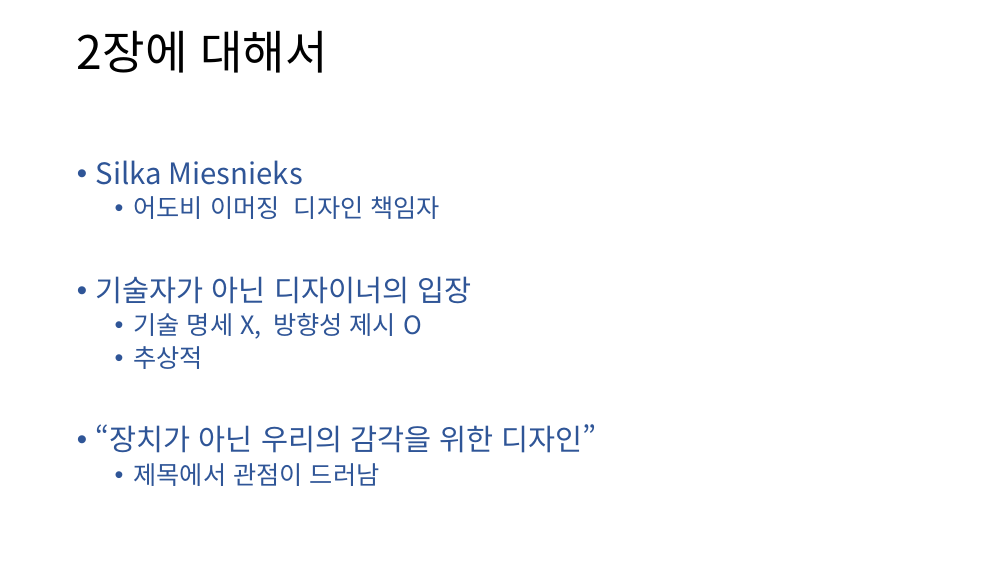
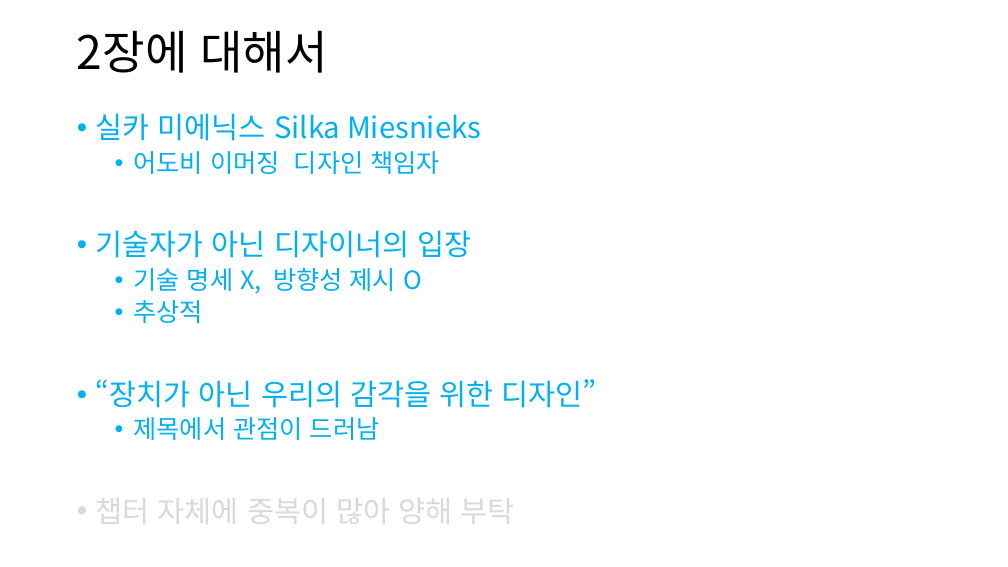
Before and after one commit to Niiok/inha_2021, a slide deck: slide 2 of Saturday/June12.pptm. Drawn at 1008x567 pixels with LibreOffice and Linux fonts; fonts in the diff are those of the drawing. Boxes give left, top, right and bottom in pixels: in the first picture for what was removed or moved away, otherwise in the second. Text is boxed around its words. In the diff, an @@ line names an element or a change of style, - is before the commit and + after.

```diff
--- a/Saturday/June12.pptm
+++ b/Saturday/June12.pptm
@@ text at box(96, 113, 481, 141): text changed; text colour #2F5597 to #00B0F0 @@
-• Silka Miesnieks
+• 실카 미에닉스 Silka Miesnieks
@@ text at box(96, 151, 597, 440): text colour #2F5597 to #00B0F0 in "어도비 이머징 디자인 책임자", "기술자가 아닌 디자이너의 입장", "기술 명세 X, 방향성 제시 O", "추상적" and 2 more places @@
@@ text at box(96, 488, 515, 531): paragraph added @@
+• 챕터 자체에 중복이 많아 양해 부탁
```
Also in this commit, not shown: 2 other slides changed, 20 slides added, 1 slide removed, 1 other file.
